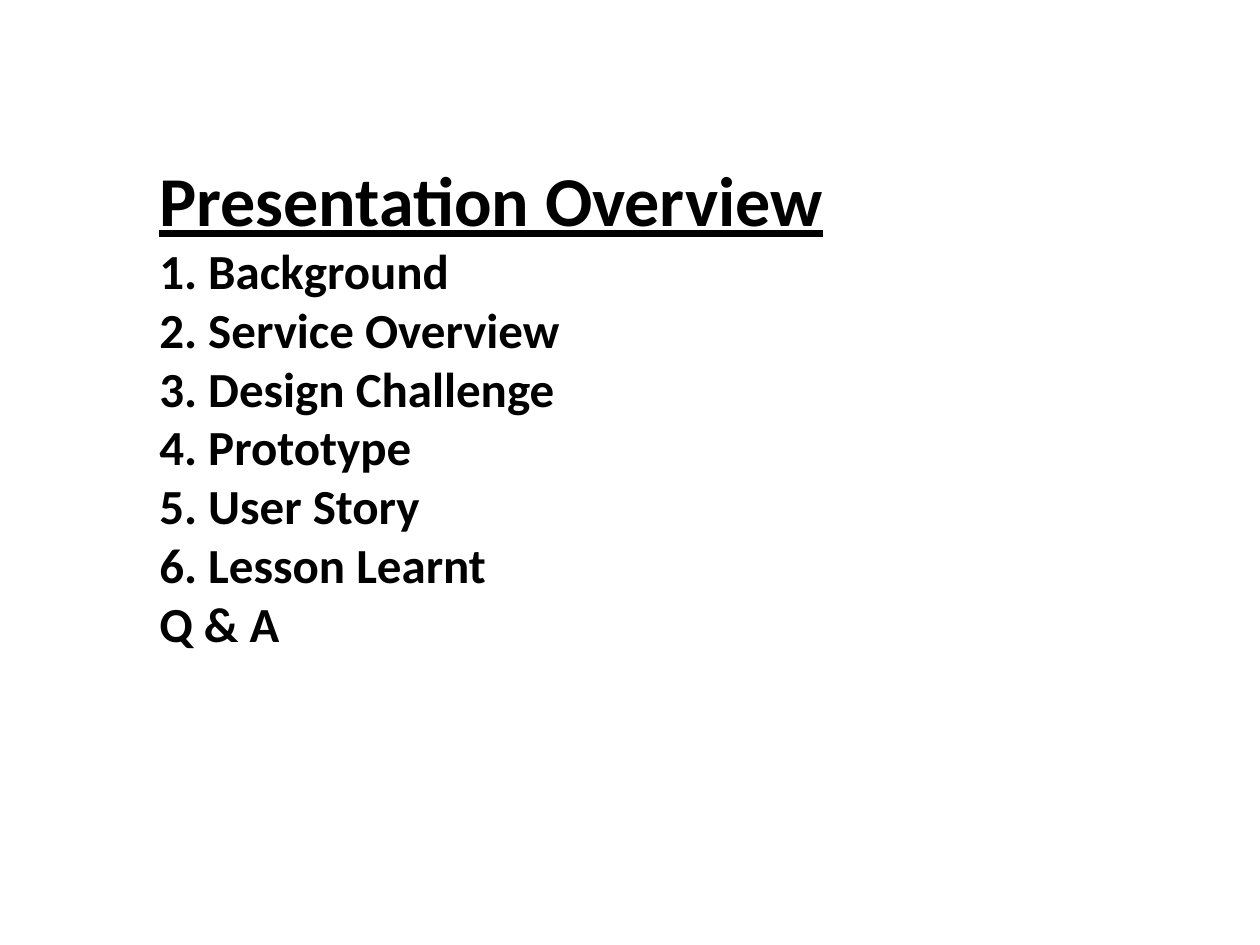
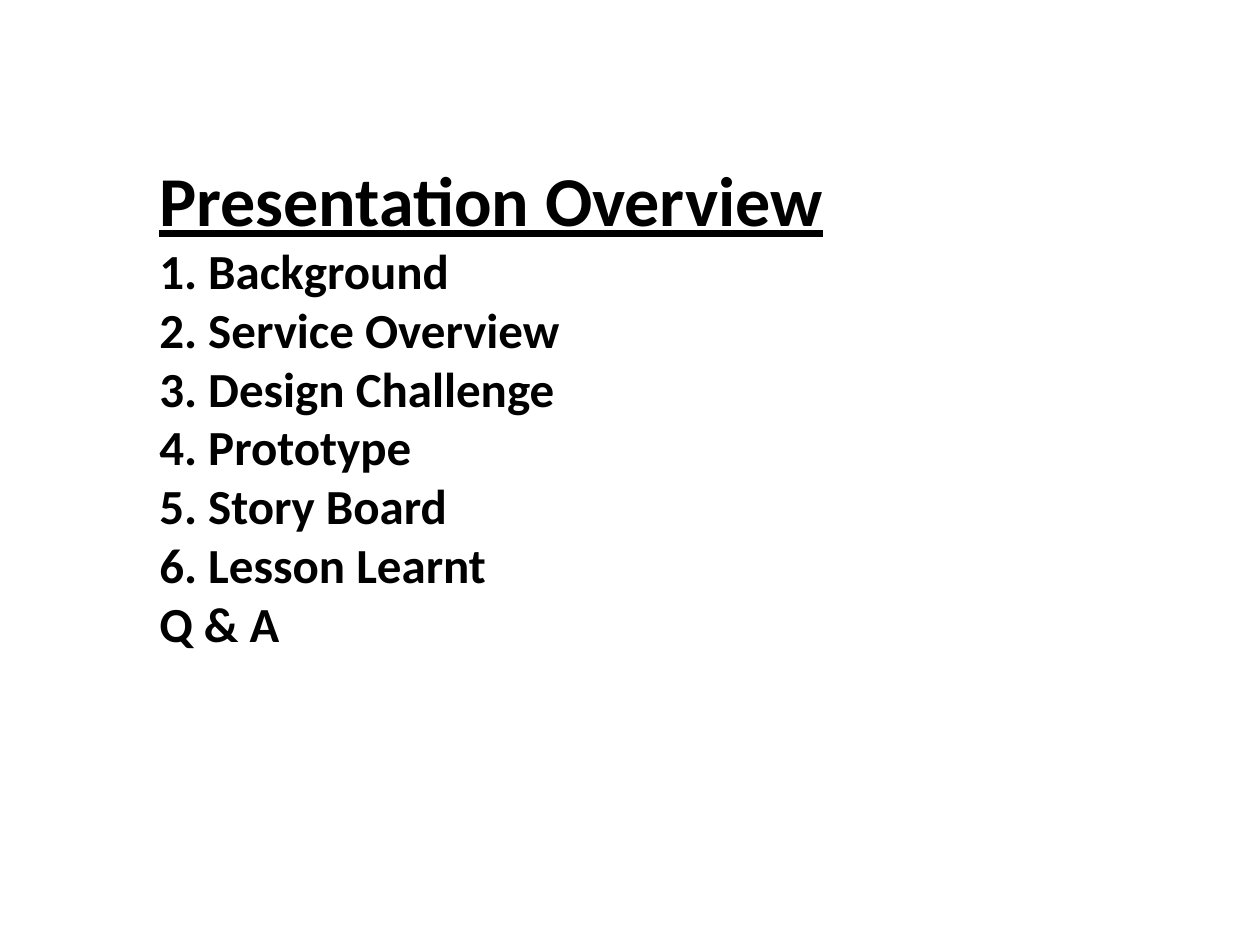
Before and after one commit to s4kshya/leezdr-repository, a slide deck: slide 2 of Semester4/IT_INNO/CA/SI_Presentation.ppt. Drawn at 1260x945 pixels with LibreOffice and Linux fonts; fonts in the diff are those of the drawing; background and template pictures are left out. Boxes give left, top, right and bottom in pixels: in the first picture for what was removed or moved away, otherwise in the second. Text is boxed around its words. In the diff, an @@ line names an element or a change of style, - is before the commit and + after.

```diff
--- a/Semester4/IT_INNO/CA/SI_Presentation.ppt
+++ b/Semester4/IT_INNO/CA/SI_Presentation.ppt
@@ text at [159,176,823,648]: text changed @@
-Presentation Overview
-1. Background
-2. Service Overview
-3. Design Challenge
-4. Prototype
-5. User Story
-6. Lesson Learnt
-Q & A
+Presentation Overview
+1. Background
+2. Service Overview
+3. Design Challenge
+4. Prototype
+5. Story Board
+6. Lesson Learnt
+Q & A
```
Also in this commit, not shown: 4 other slides changed.
